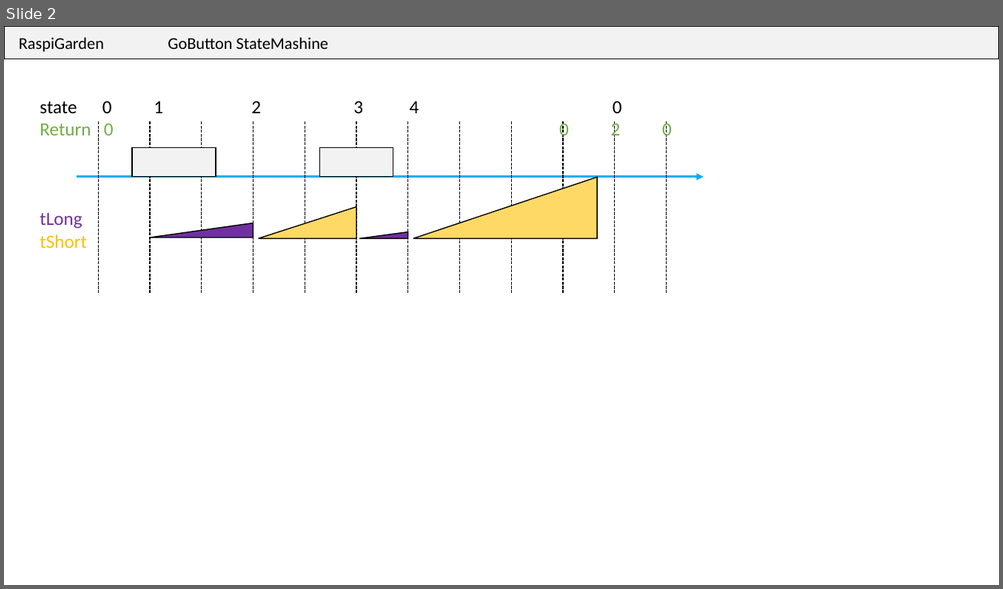
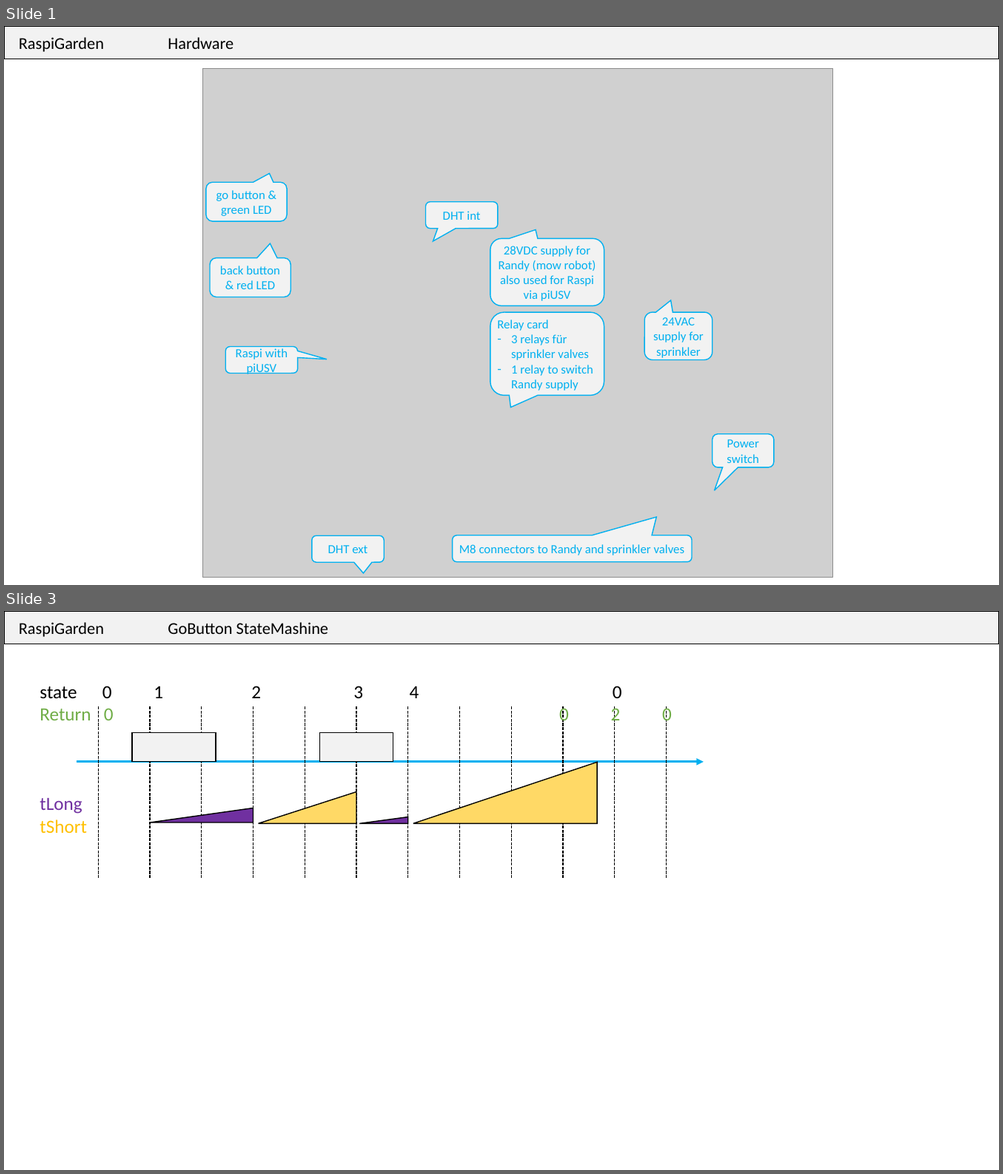
Before and after one commit to munich-ml/raspi_garden, a slide deck: docs/RPi_Garden_2018.pptx. Shown one above the other, each under a label of ours: slide 2 before the commit, slides 1 and 3 after it; the slides between them are not shown. The pictures are 1003x589 and 1003x1174 pixels, drawn with LibreOffice and Linux fonts; fonts in the diff are those of the drawing; grey boxes stand for pictures. Boxes give left, top, right and bottom in pixels: in the first picture for what was removed or moved away, otherwise in the second. Text is boxed around its words. In the diff, an @@ line names an element or a change of style, - is before the commit and + after.

```diff
--- a/docs/RPi_Garden_2018.pptx
+++ b/docs/RPi_Garden_2018.pptx
@@ slide 1 added at <box>4,26,999,585</box>, background #FFFFFF @@
@@ rectangle added at <box>4,26,999,59</box>, fill #F2F2F2, outline #000000 1 pt, 16 pt, text #000000 @@
+RaspiGarden Hardware
@@ picture added at <box>202,68,832,578</box> @@
@@ rounded speech box added at <box>206,183,287,222</box>, fill #F2F2F2, outline #00B0F0 1 pt, 12 pt, text #00B0F0 @@
+go button & green LED
@@ rounded speech box added at <box>426,202,498,229</box>, fill #F2F2F2, outline #00B0F0 1 pt, 12 pt, text #00B0F0 @@
+DHT int
@@ rounded speech box added at <box>490,238,604,306</box>, fill #F2F2F2, outline #00B0F0 1 pt, 12 pt, text #00B0F0 @@
+28VDC supply for Randy (mow robot) also used for Raspi via piUSV
@@ rounded speech box added at <box>210,258,290,298</box>, fill #F2F2F2, outline #00B0F0 1 pt, 12 pt, text #00B0F0 @@
+back button & red LED
@@ rounded speech box added at <box>490,312,604,395</box>, fill #F2F2F2, outline #00B0F0 1 pt, 12 pt, text #00B0F0 @@
+Relay card
+– 3 relays für sprinkler valves
+– 1 relay to switch Randy supply
@@ rounded speech box added at <box>644,312,712,360</box>, fill #F2F2F2, outline #00B0F0 1 pt, 12 pt, text #00B0F0 @@
+24VAC supply for sprinkler
@@ rounded speech box added at <box>225,347,298,374</box>, fill #F2F2F2, outline #00B0F0 1 pt, 12 pt, text #00B0F0 @@
+Raspi with piUSV
@@ rounded speech box added at <box>712,434,774,468</box>, fill #F2F2F2, outline #00B0F0 1 pt, 12 pt, text #00B0F0 @@
+Power switch
@@ rounded speech box added at <box>452,536,692,562</box>, fill #F2F2F2, outline #00B0F0 1 pt, 12 pt, text #00B0F0 @@
+M8 connectors to Randy and sprinkler valves
@@ rounded speech box added at <box>311,537,384,563</box>, fill #F2F2F2, outline #00B0F0 1 pt, 12 pt, text #00B0F0 @@
+DHT ext
@@ what was slide 2 is now slide 3 @@
```
Also in this commit, not shown: 2 other files.
